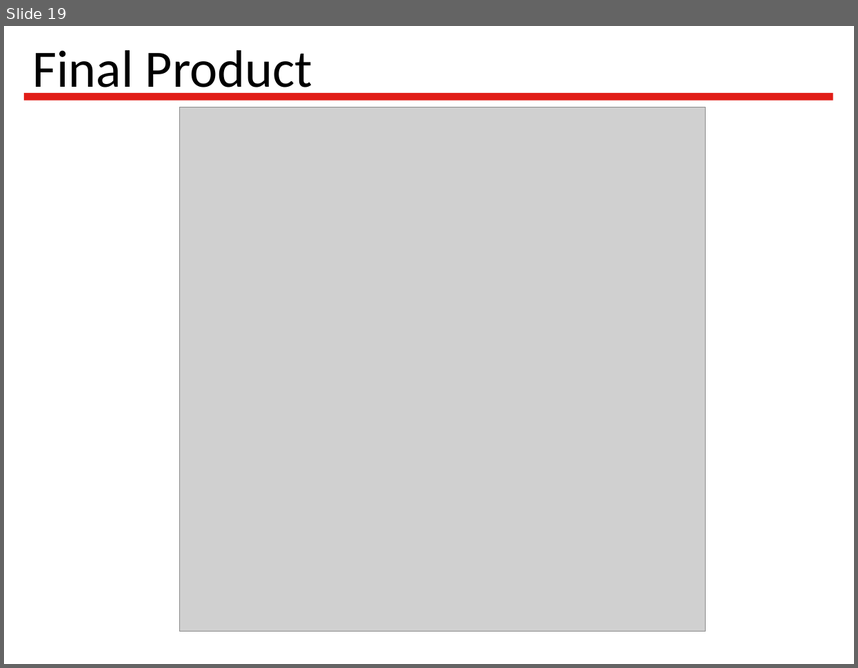
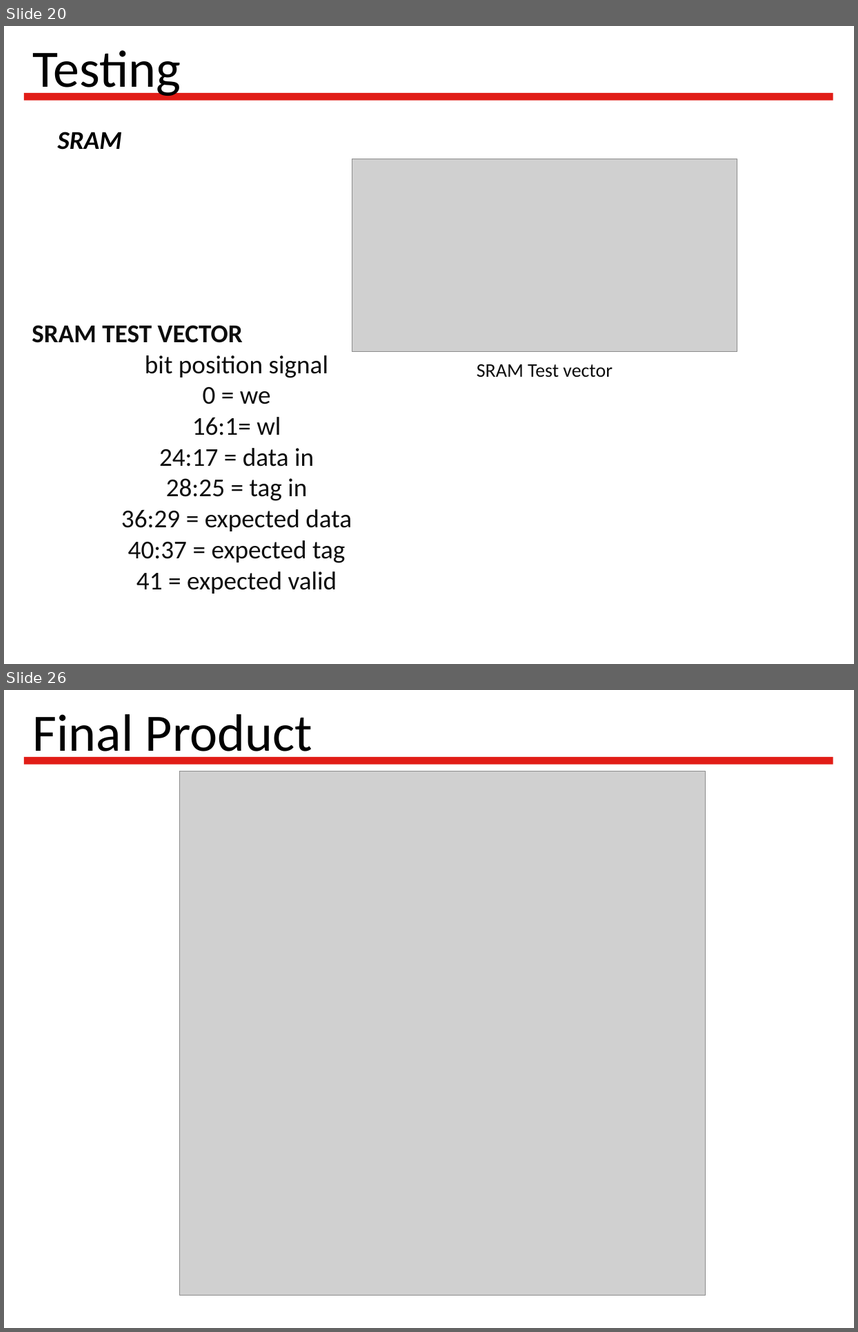
Before and after one commit to Latootoo/ECSE_548, a slide deck: Reports/presentation/Vlsi_project_presentation.ppt. Shown one above the other, each under a label of ours: slide 19 before the commit, slides 20 and 26 after it; the slides between them are not shown. The pictures are 858x668 and 858x1332 pixels, drawn with LibreOffice and Linux fonts; fonts in the diff are those of the drawing; grey boxes stand for pictures; background and template pictures are left out. Boxes give left, top, right and bottom in pixels: in the first picture for what was removed or moved away, otherwise in the second. Text is boxed around its words. In the diff, an @@ line names an element or a change of style, - is before the commit and + after.

```diff
--- a/Reports/presentation/Vlsi_project_presentation.ppt
+++ b/Reports/presentation/Vlsi_project_presentation.ppt
@@ slide 20 added at (4, 26, 854, 664), background #FFFFFF; not listed: 1 template element that a slide beside it also shows @@
@@ title added at (33, 50, 181, 99), 49 pt, text #000000 @@
+Testing
@@ text added at (58, 132, 122, 150), 24 pt, text #000000, bold, italic @@
+SRAM
@@ picture added at (352, 158, 737, 351) @@
@@ text added at (32, 325, 352, 593), 24 pt, text #0D0D0D @@
+SRAM TEST VECTOR
+bit position signal
+0 = we
+16:1= wl
+24:17 = data in
+28:25 = tag in
+36:29 = expected data
+40:37 = expected tag
+41 = expected valid
@@ text added at (477, 364, 613, 377), 18 pt, text #0D0D0D @@
+SRAM Test vector
@@ what was slide 19 is now slide 26 @@
```
Also in this commit, not shown: 5 slides changed, 7 other slides added, 1 slide removed, 4 other files.
